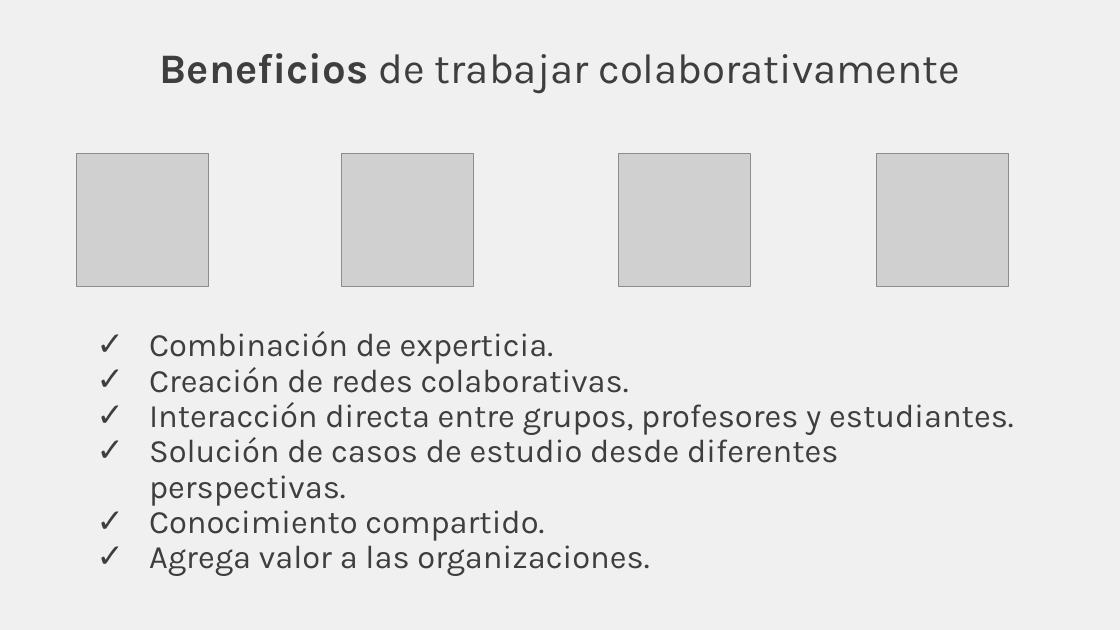
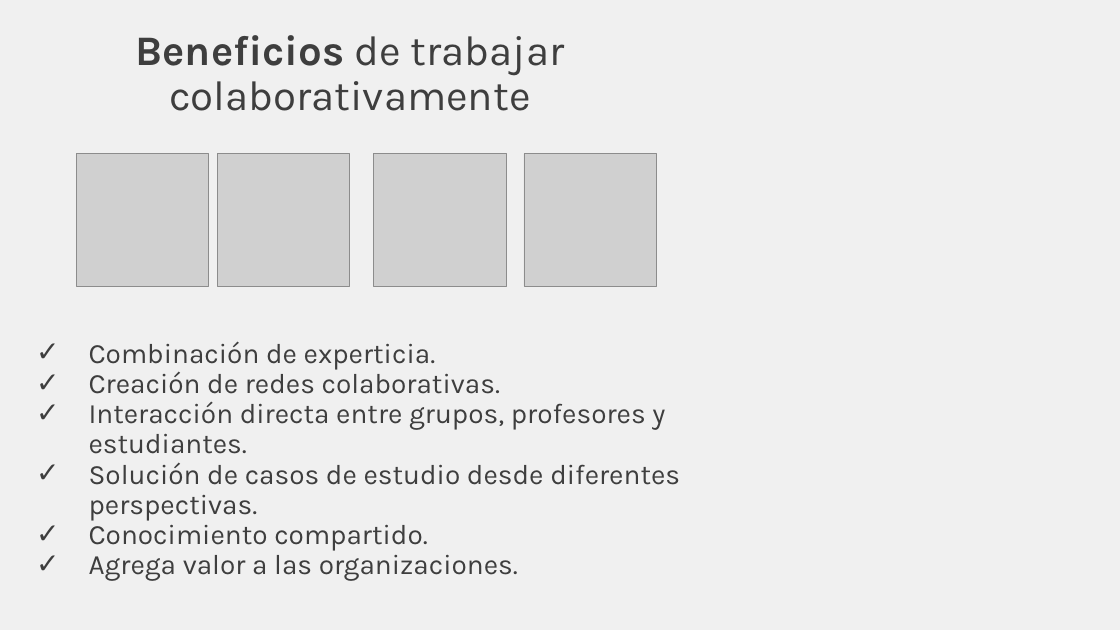
Before and after one commit to rcfdtools/R.TeachingResearchGuide, a slide deck: slide 5 of Section01/Section01.pptx. Drawn at 1120x630 pixels with LibreOffice and Linux fonts; fonts in the diff are those of the drawing; grey boxes stand for pictures. Boxes give left, top, right and bottom in pixels: in the first picture for what was removed or moved away, otherwise in the second. Text is boxed around its words. In the diff, an @@ line names an element or a change of style, - is before the commit and + after.

```diff
--- a/Section01/Section01.pptx
+++ b/Section01/Section01.pptx
@@ title "Beneficios de trabajar colaborativamente" rewrapped from [160, 53, 959, 94] to [135, 35, 564, 111] @@
@@ picture: place and size @@
-picture at [341, 154, 473, 286]
+picture at [218, 154, 350, 286]
@@ picture: place and size @@
-picture at [618, 154, 750, 286]
+picture at [374, 154, 506, 286]
@@ picture: place and size @@
-picture at [877, 154, 1009, 286]
+picture at [524, 154, 656, 286]
@@ text "Combinación de experticia.": place and size @@
-text "Combinación de experticia." at [149, 331, 1014, 576]
+text "Combinación de experticia." at [89, 341, 680, 581]
@@ text "Combinación de experticia." at [89, 341, 680, 581]: size 28 to 24 pt @@
```
Also in this commit, not shown: 22 other slides changed, 1 slide added, 1 slide removed, 6 other files.
